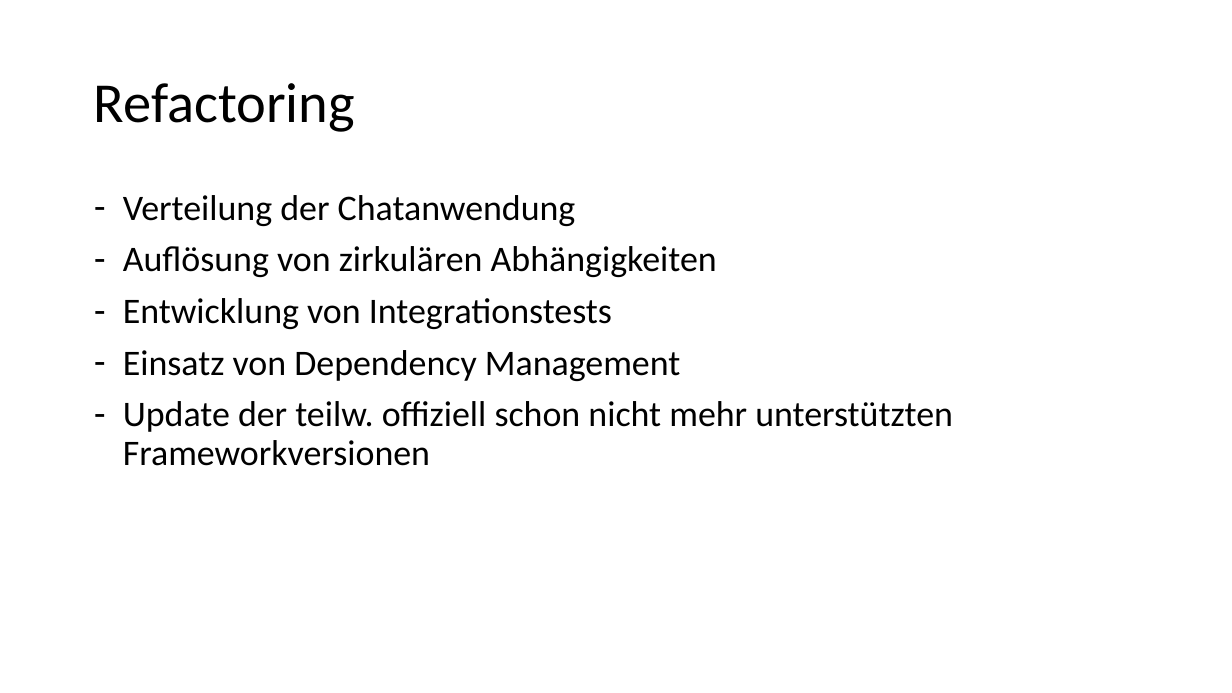
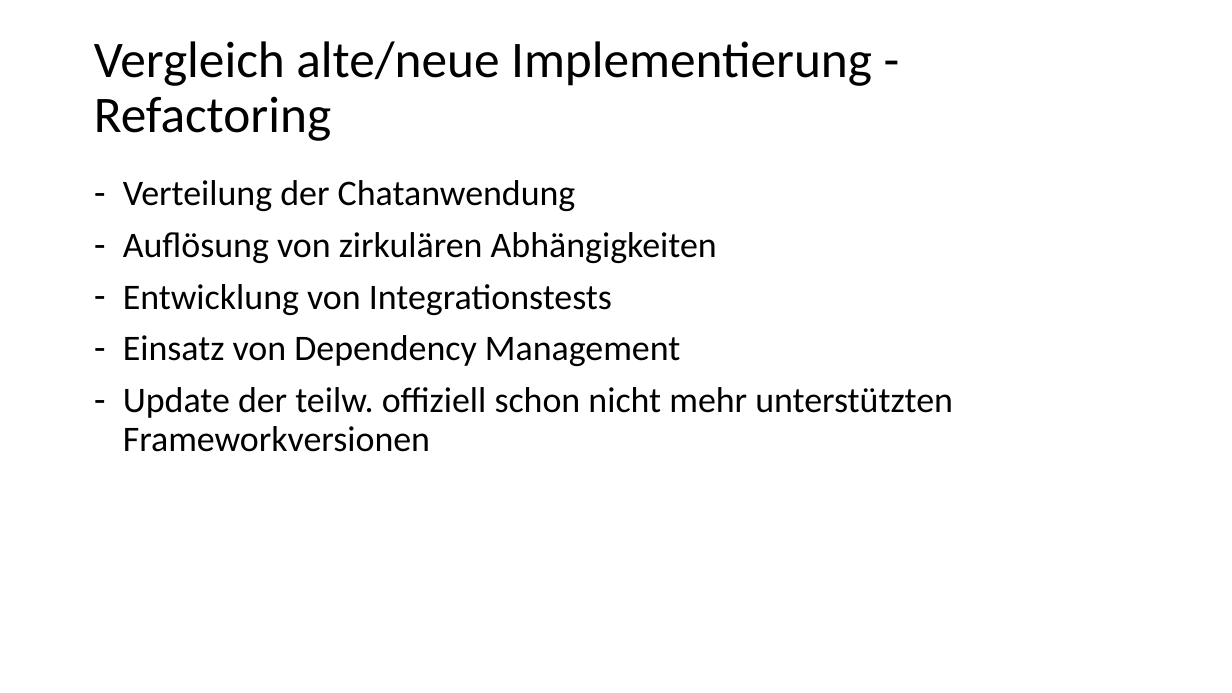
Before and after one commit to chrissike/chatapplication, a slide deck: slide 6 of dokumentation/vortrag.pptx (slide 3 before the commit). Drawn at 1232x693 pixels with LibreOffice and Linux fonts; fonts in the diff are those of the drawing; background and template pictures are left out. Boxes give left, top, right and bottom in pixels: in the first picture for what was removed or moved away, otherwise in the second. Text is boxed around its words. In the diff, an @@ line names an element or a change of style, - is before the commit and + after.

Commit message:
benchmarking gui erweitert, refactoring

```diff
--- a/dokumentation/vortrag.pptx
+++ b/dokumentation/vortrag.pptx
@@ title at bbox=[94, 41, 872, 141]: text changed; size 44 to 40 pt @@
-Refactoring
+Vergleich alte/neue Implementierung - Refactoring
@@ text "Verteilung der Chatanwendung": place and size @@
-text "Verteilung der Chatanwendung" at bbox=[123, 195, 953, 466]
+text "Verteilung der Chatanwendung" at bbox=[123, 180, 953, 452]
```
Also in this commit, not shown: 1 other slide changed, 3 slides added, 1 slide removed, 6 other files.
